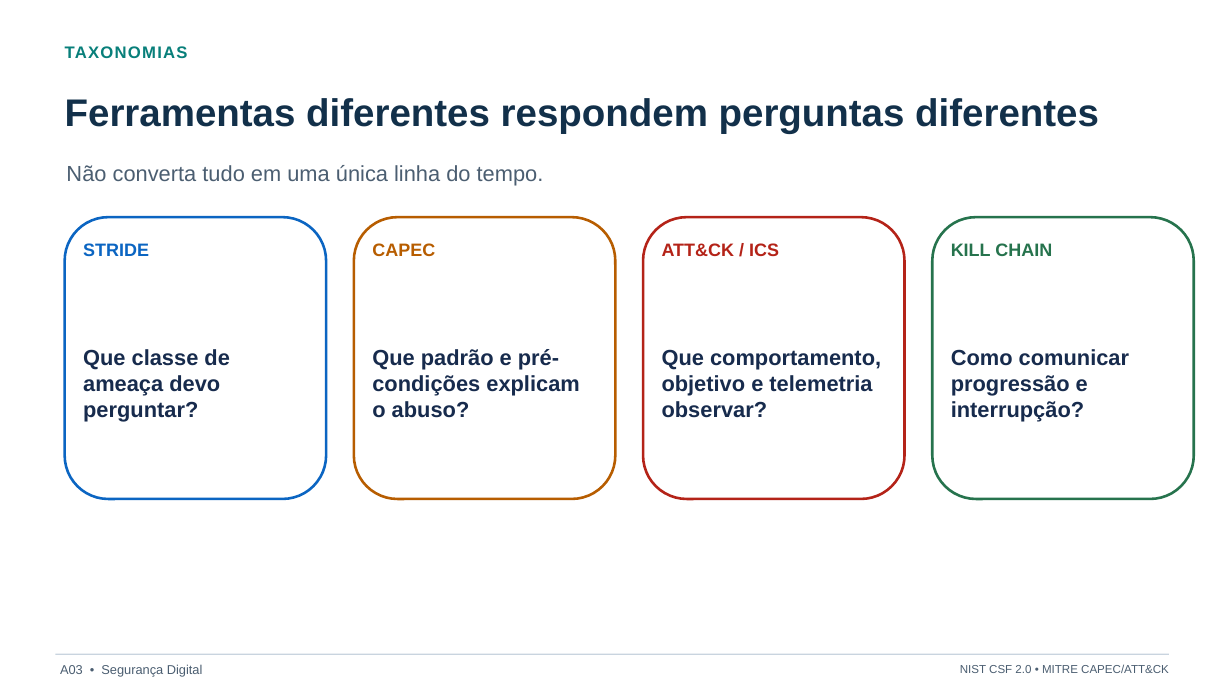
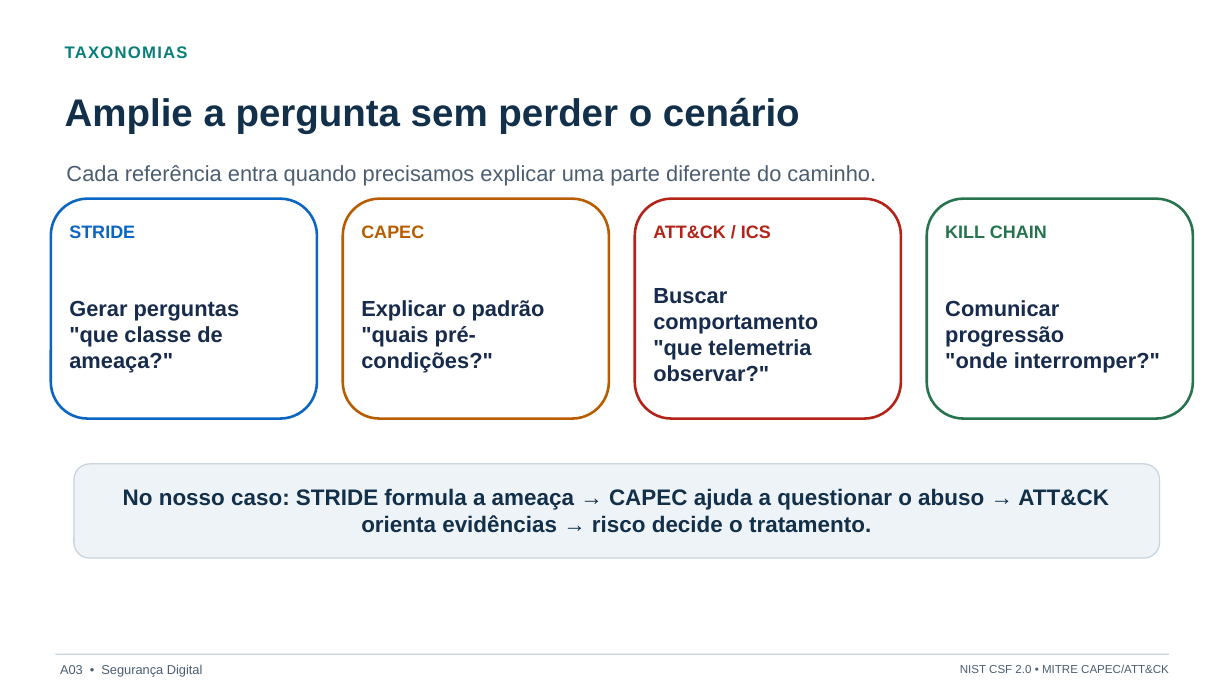
Before and after one commit to rafaelrezo/seguranca-digital, a slide deck: slide 5 of slides/A03-do-caminho-de-ataque-ao-modelo-de-ameacas/fonte/A03-do-caminho-de-ataque-ao-modelo-de-ameacas.pptx. Drawn at 1232x693 pixels with LibreOffice and Linux fonts; fonts in the diff are those of the drawing. Boxes give left, top, right and bottom in pixels: in the first picture for what was removed or moved away, otherwise in the second. Text is boxed around its words. In the diff, an @@ line names an element or a change of style, - is before the commit and + after.

```diff
--- a/slides/A03-do-caminho-de-ataque-ao-modelo-de-ameacas/fonte/A03-do-caminho-de-ataque-ao-modelo-de-ameacas.pptx
+++ b/slides/A03-do-caminho-de-ataque-ao-modelo-de-ameacas/fonte/A03-do-caminho-de-ataque-ao-modelo-de-ameacas.pptx
@@ text at <box>65,97,800,133</box>: text changed @@
-Ferramentas diferentes respondem perguntas diferentes
+Amplie a pergunta sem perder o cenário
@@ text at <box>66,165,876,186</box>: text changed @@
-Não converta tudo em uma única linha do tempo.
+Cada referência entra quando precisamos explicar uma parte diferente do caminho.
@@ rounded rectangle: place and size @@
-rounded rectangle at <box>65,217,326,499</box>
+rounded rectangle at <box>51,199,317,419</box>
@@ rounded rectangle: place and size @@
-rounded rectangle at <box>354,217,616,499</box>
+rounded rectangle at <box>343,199,609,419</box>
@@ rounded rectangle: place and size @@
-rounded rectangle at <box>643,217,905,499</box>
+rounded rectangle at <box>635,199,901,419</box>
@@ rounded rectangle: place and size @@
-rounded rectangle at <box>933,217,1194,499</box>
+rounded rectangle at <box>927,199,1193,419</box>
@@ text "STRIDE": place and size @@
-text "STRIDE" at <box>83,243,149,256</box>
+text "STRIDE" at <box>69,225,135,238</box>
@@ text "CAPEC": place and size @@
-text "CAPEC" at <box>372,243,435,256</box>
+text "CAPEC" at <box>361,225,424,238</box>
@@ text "ATT&CK / ICS": place and size @@
-text "ATT&CK / ICS" at <box>662,243,779,256</box>
+text "ATT&CK / ICS" at <box>653,225,771,238</box>
@@ text "KILL CHAIN": place and size @@
-text "KILL CHAIN" at <box>951,243,1052,256</box>
+text "KILL CHAIN" at <box>945,225,1047,238</box>
@@ text at <box>653,288,818,382</box>: text changed @@
-Que comportamento, objetivo e telemetria observar?
+Buscar comportamento
+"que telemetria observar?"
@@ text at <box>69,300,240,373</box>: text changed @@
-Que classe de ameaça devo perguntar?
+Gerar perguntas
+"que classe de ameaça?"
@@ text at <box>361,300,545,373</box>: text changed @@
-Que padrão e pré-condições explicam o abuso?
+Explicar o padrão
+"quais pré-condições?"
@@ text at <box>945,300,1160,373</box>: text changed @@
-Como comunicar progressão e interrupção?
+Comunicar progressão
+"onde interromper?"
@@ rounded rectangle added at <box>74,464,1160,558</box>, fill #EEF3F7, outline #C9D4DF 1 pt @@
@@ text added at <box>123,488,1109,533</box>, 17.5 pt, text #12304A, bold @@
+No nosso caso: STRIDE formula a ameaça → CAPEC ajuda a questionar o abuso → ATT&CK orienta evidências → risco decide o tratamento.
```
Also in this commit, not shown: 7 other slides changed, 1 slide added, 1 slide removed, 27 other files.
